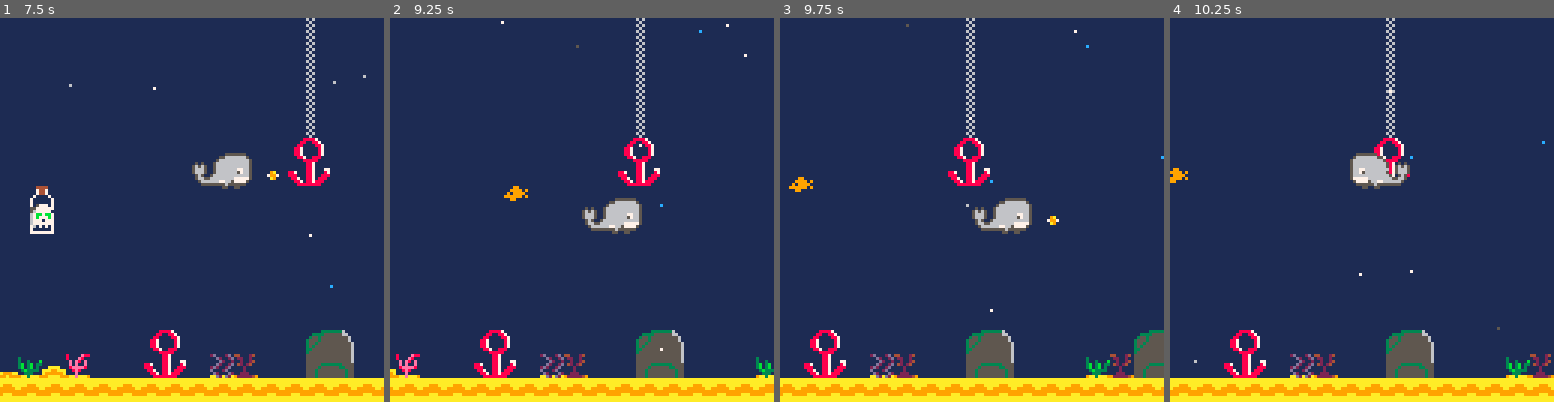
Above: before the commit, frames 1-4 (left to right).
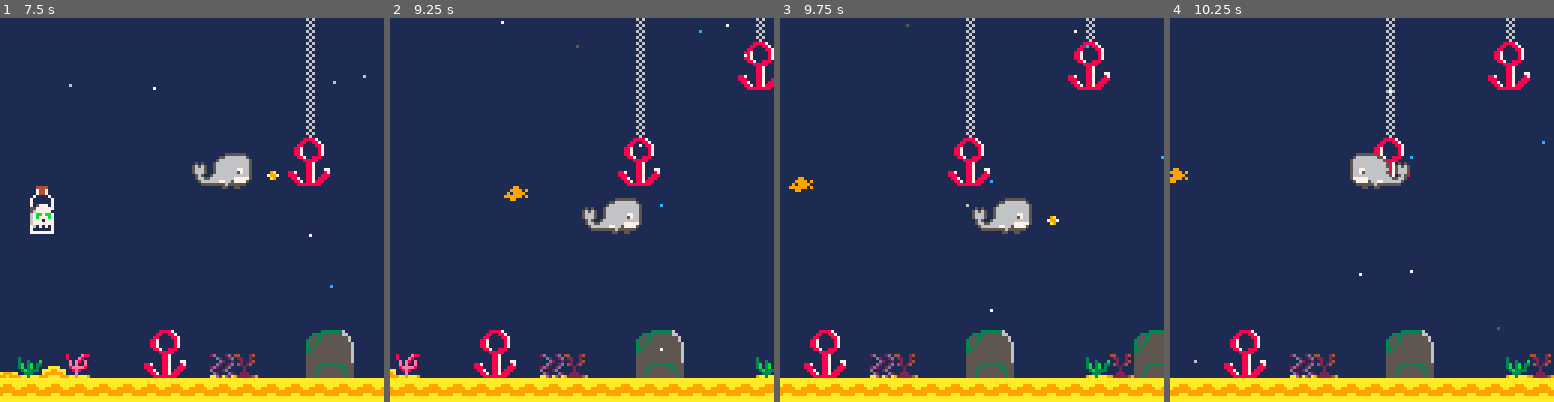
Above: after the commit, the same moments.

Repository: Adrilabelle/projet-collectif-pico-8-mobyEdit-Adri
Game: PICO-8 cartridge moby let play.p8
Same seed, same stepped clock (60 frames per second), same inputs: the game is played once before the commit and once after it.
Inputs:
- Up to frame 1 (7.5 s): tap X (X key) at 0.33, 1.07, 1.85, 2.97, 4.08, 5.2, 6.32, 7.43 s; hold Right 1.6-2.1 s; hold Up 2.15-2.42 s; hold Right 2.47-3.03 s; hold Left 3.08-3.58 s; hold Down 3.63-3.97 s; hold Right 4.02-4.68 s; hold Up 4.73-5.03 s; hold Left 5.08-5.68 s; hold Down 5.73-6.03 s; hold Right 6.08-6.58 s; hold Right 6.63-7.13 s; hold Up 7.18-7.45 s
- Up to frame 2 (9.25 s): hold Right 7.5-8.07 s; hold Left 8.12-8.62 s; tap X (X key) at 8.55 s; hold Down 8.67-9 s; hold Right from 9.05 s (still down)
- Up to frame 3 (9.75 s): tap X (X key) at 9.67 s; release Right at 9.72 s
- Up to frame 4 (10.25 s): hold Up 9.77-10.07 s; hold Left from 10.12 s (still down)

Frame 1 is identical in both runs. In frame 2, 0.6% of the frame differs, in the area x 90-100%, y 0-19%; in frame 3, 0.7%, in the area x 75-86%, y 0-19%; in frame 4, 0.7%.

Commit message:
finalisation déco de la map

Diff:
--- a/moby let play.p8
+++ b/moby let play.p8
@@ -340,21 +340,21 @@
 0000000000000000000100000101010000000000000000000000010101010100000000000000000000000101000000000000000000000000000000000000000000000000000000000000000000000000000000000000000000000000000000000000000000000000000000000000000000000000000000000000000000000000
 0000000000000000000000000000000000000000000000000000000000000000000000000000000000000000000000000000000000000000000000000000000000000000000000000000000000000000000000000000000000000000000000000000000000000000000000000000000000000000000000000000000000000000
 __map__
-0f0f0f0c0f0f0f0f0f0f0f0f0f0f0f0f0f0f0f0c0f0f0f0f0f230f0f0f0f0f0f0f0f0f0f0f0f0f0f0f0f0f0f0f0f0f0f0f0f0f0f0f0f0f0f0f0f0f0f0f0f0f0f0f0f0f0f0f0f0f0f0f0f0f0f0f0f0f0f0f0f0f0f0f0f0f0f0f0f0f0f0f0f0f0f0f0f0f0f0f0f0f0f0f0f0f0f0f0f0f0f0f0f0f0f0f0f0f0f0f0f0f0f0f0f0f0f
-0f0f0f1c0f0f0f0f0f0f0f0f0f0f0f0f0f0f0f1c0f0f0f0f0f0f0f0f0f0f0f0f0f0f0f0f0f0f0f0f0f0f0f0f0f0f0f0f0f0f0f0f0f0f0f0f0f0f0f0f0f0f0f0f0f0f0f0f0f0f0f0f0f0f0f0f0f0f0f0f0f0f0f0f0f0f0f0f0f0f0f0f0f0f0f0f0f0f0f0f0f0f0f0f0f0f0f0f0f0f0f0f0f0f0f0f0f0f0f0f0f0f0f0f0f0f0f0f
-0f0f0d0e0f0f0f0f0f0f0f0f0f0f0f0f0f0f0f0c0f0f0f0f0f0f0f0f0f0f0f0f0f0f0f0f0f0f0f0f0f0f0f0f0f0f0f0f0f0f0f0f0f0f0f0f0f0f0f0f0f0f0f0f0f0f0f0f0f0f0f0f0f0f0f0f0f0f0f0f0f0f0f0f0f0f0f0f0f0f0f0f0f0f0f0f0f0f0f0f0f0f0f0f0f0f0f0f0f0f0f0f0f0f0f0f0f0f0f0f0f0f0f0f0f0f0f0f
-0f0f1d1e0f0f0f0f0f0f0f0f0f0f0f0f0f0f0f1c0f0f0f0f0f0f0f0f0f0f0f0f0f0f0f0f0f0f0f0f0f0f0f0f0f0f0f0f0f0f0f0f0f0f0f0f0f0f0f0f0f0f0f0f0f0f0f0f0f0f0f0f0f0f0f0f0f0f0f0f0f0f0f0f0f0f0f0f0f0f0f0f0f0f0f0f0f0f0f0f0f0f0f0f0f0f0f0f0f0f0f0f0f0f0f0f0f0f0f0f0f0f0f0f0f0f0f0f
-0f0f0f0f0f0f0f0f0f0f0f0f0f0f0f0f0f0f0f0c0f0f0f0f0f0f0f0f0f0f0f0f0f0f0f0f0f0f0f0f0f0f0f0f0f0f0f0f0f0f0f0f0f0f0f0f0f0f0f0f0f0f0f0f0f0f0f0f0f0f0f0f0f0f0f0f0f0f0f0f0f0f0f0f0f0f0f0f0f0f0f0f0f0f0f0f0f0f0f0f0f0f0f0f0f0f0f0f0f0f0f0f0f0f0f0f0f0f0f0f0f0f0f0f0f0f0f0f
-0f0f0f0f0f0f0f0f0f0f0f0f0f0f0f0f0f0f0d0e0f0f0f0f0f0f0f0f0f0f0f0f0f0f0f0f0f0f0f0f0f0f0f0f0f0f0f0f0f0f0f0f0f0f0f0f0f0f0f0f0f0f0f0f0f0f0f0f0f0f0f0f0f0f0f0f0f0f0f0f0f0f0f0f0f0f0f0f0f0f0f0f0f0f0f0f0f0f0f0f0f0f0f0f0f0f0f0f0f0f0f0f0f0f0f0f0f0f0f0f0f0f0f0f0f0f0f0f
-0f0f0f0f0f0f0f0f0f0f0f0f0f0f0f0f0f0f1d1e0f0f0f0f0f0f0f0f0f0f0f0f0f0f0f0f0f0f0f0f0f0f0f0f0f0f0f0f0f0f0f0f0f0f0f0f0f0f0f0f0f0f0f0f0f0f0f0f0f0f0f0f0f0f0f0f0f0f0f0f0f0f0f0f0f0f0f0f0f0f0f0f0f0f0f0f0f0f0f0f0f0f0f0f0f0f0f0f0f0f0f0f0f0f0f0f0f0f0f0f0f0f0f0f0f0f0f0f
+0f0f0f0c0f0f0f0f0f0f0f0f0f0f0f0f0f0f0f0c0f0f0f0f0c230f0f0f0f0f0f0c0f0f0f0f0f0f0f0f0f0f0f0f0f0c0f0f0f0f0f0f0f0f0f0f0f0f1c0f0f0f0f0f0f0f0f0f0f0f0f0f0f0f0f0c0f0f0f0f0f0f0f0f0f0f0f0f0f0f0f0f0c0f0f0f0f0f0f0f0f0f0f0f0f0f0f0f0f0f0f0f0f0f0f0f0f0f0f0c0f0f0f0f0f0f0f
+0f0f0f1c0f0f0f0f0f0f0f0f0f0f0f0f0f0f0f1c0f0f0f0d0e0f0f0f0f0f0f0f1c0f0f0f0f0f0f0f0f0f0f0f0f0f1c0f0f0f0f0f0f0f0f0f0f0f0d0e0f0f0f0f0f0f0f0f0f0f0f0f0f0f0f0f1c0f0f0f0f0f0f0f0f0f0f0f0f0f0f0f0f1c0f0f0f0f0f0f0f0f0f0f0f0f0f0f0f0f0f0f0f0f0f0f0f0f0f0f1c0f0f0f0f0f0f0f
+0f0f0d0e0f0f0f0f0f0f0f0f0f0f0f0f0f0f0f0c0f0f0f1d1e0f0f0f0f0f0f0f0c0f0f0f0f0f0f0f0f0f0f0f0f0f0c0f0f0f0f0f0f0f0f0f0f0f1d1e0f0f0f0f0f0f0f0f0f0f0f0f0f0f0f0f0c0f0f0f0f0f0f0f0f0f0f0f0f0f0f0f0f0c0f0f0f0f0f0f0f0f0f0f0f0f0f0f0f0f0f0f0f0f0f0f0f0f0f0f0c0f0f0f0f0f0f0f
+0f0f1d1e0f0f0f0f0f0f0f0f0f0f0f0f0f0f0f1c0f0f0f0f0f0f0f0f0f0f0f0d0e0f0f0f0f0f0f0f0f0f0f0f0f0f1c0f0f0f0f0f0f0f0f0f0f0f0f0f0f0f0f0f0f0f0f0f0f0f0f0f0f0f0f0f1c0f0f0f0f0f0f0f0f0f0f0f0f0f0f0f0d0e0f0f0f0f0f0f0f0f0f0f0f0f0f0f0f0f0f0f0f0f0f0f0f0f0f0f1c0f0f0f0f0f0f0f
+0f0f0f0f0f0f0f0f0f0f0f0f0f0f0f0f0f0f0f0c0f0f0f0f0f0f0f0f0f0f0f1d1e0f0f0f0f0f0f0f0f0f0f0f0f0f0c0f0f0f0f0f0f0f0f0f0f0f0f0f0f0f0f0f0f0f0f0f0f0f0f0f0f0f0f0f0c0f0f0f0f0f0f0f0f0f0f0f0f0f0f0f1d1e0f0f0f0f0f0f0f0f0f0f0f0f0f0f0f0f0f0f0f0f0f0f0f0f0f0f0c0f0f0f0f0f0f0f
+0f0f0f0f0f0f0f0f0f0f0f0f0f0f0f0f0f0f0d0e0f0f0f0f0f0f0f0f0f0f0f0f0f0f0f0f0f0f0f0f0f0f0f0f0f0d0e0f0f0f0f0f0f0f0f0f0f0f0f0f0f0f0f0f0f0f0f0f0f0f0f0f0f0f0f0f1c0f0f0f0f0f0f0f0f0f0f0f0f0f0f0f0f0f0f0f0f0f0f0f0f0f0f0f0f0f0f0f0f0f0f0f0f0f0f0f0f0f0f0f1c0f0f0f0f0f0f0f
+0f0f0f0f0f0f0f0f0f0f0f0f0f0f0f0f0f0f1d1e0f0f0f0f0f0f0f0f0f0f0f0f0f0f0f0f0f0f0f0f0f0f0f0f0f1d1e0f0f0f0f0f0f0f0f0f0f0f0f0f0f0f0f0f0f0f0f0f0f0f0f0f0f0f0f0f0c0f0f0f0f0f0f0f0f0f0f0f0f0f0f0f0f0f0f0f0f0f0f0f0f0f0f0f0f0f0f0f0f0f0f0f0f0f0f0f0f0f0f0f0c0f0f0f0f0f0f0f
+0f0f0f0f0f0f0f0f0f0f0f0f0f0f0f0f0f0f0f0f0f0f0f0f0f0f0f0f0f0f0f0f0f0f0f0f0f0f0f0f0f0f0f0f0f0f0f0f0f0f0f0f0f0f0f0f0f0f0f0f0f0f0f0f0f0f0f0f0f0f0f0f0f0f0f0f1c0f0f0f0f0f0f0f0f0f0f0f0f0f0f0f0f0f0f0f0f0f0f0f0f0f0f0f0f0f0f0f0f0f0f0f0f0f0f0f0f0f0f0d0e0f0f0f0f0f0f0f
+0f0f0f0f0f0f0f0f0f0f0f0f0f0f0f0f0f0f0f0f0f0f0f0f0f0f0f0f0f0f0f0f0f0f0f0f0f0f0f0f0f0f0f0f0f0f0f0f0f0f0f0f0f0f0f0f0f0f0f0f0f0f0f0f0f0f0f0f0f0f0f0f0f0f0f0d0e0f0f0f0f0f0f0f0f0f0f0f0f0f0f0f0f0f0f0f0f0f0f0f0f0f0f0f0f0f0f0f0f0f0f0f0f0f0f0f0f0f0f1d1e0f0f0f0f0f0f0f
+0f0f0f0f0f0f0f0f0f0f0f0f0f0f0f0f0f0f0f0f0f0f0f0f0f0f0f0f0f0f0f0f0f0f0f0f0f0f0f0f0f0f0f0f0f0f0f0f0f0f0f0f0f0f0f0f0f0f0f0f0f0f0f0f0f0f0f0f0f0f0f0f0f0f0f1d1e0f0f0f0f0f0f0f0f0f0f0f0f0f0f0f0f0f0f0f0f0f0f0f0f0f0f0f0f0f0f0f0f0f0f0f0f0f0f0f0f0f0f0f0f0f0f0f0f0f0f0f
 0f0f0f0f0f0f0f0f0f0f0f0f0f0f0f0f0f0f0f0f0f0f0f0f0f0f0f0f0f0f0f0f0f0f0f0f0f0f0f0f0f0f0f0f0f0f0f0f0f0f0f0f0f0f0f0f0f0f0f0f0f0f0f0f0f0f0f0f0f0f0f0f0f0f0f0f0f0f0f0f0f0f0f0f0f0f0f0f0f0f0f0f0f0f0f0f0f0f0f0f0f0f0f0f0f0f0f0f0f0f0f0f0f0f0f0f0f0f0f0f0f0f0f0f0f0f0f0f
 0f0f0f0f0f0f0f0f0f0f0f0f0f0f0f0f0f0f0f0f0f0f0f0f0f0f0f0f0f0f0f0f0f0f0f0f0f0f0f0f0f0f0f0f0f0f0f0f0f0f0f0f0f0f0f0f0f0f0f0f0f0f0f0f0f0f0f0f0f0f0f0f0f0f0f0f0f0f0f0f0f0f0f0f0f0f0f0f0f0f0f0f0f0f0f0f0f0f0f0f0f0f0f0f0f0f0f0f0f0f0f0f0f0f0f0f0f0f0f0f0f0f0f0f0f0f0f0f
 0f0f0f0f0f0f0f0f0f0f0f0f0f0f0f0f0f0f0f0f0f0f0f0f0f0f0f0f0f0f0f0f0f0f0f0f0f0f0f0f0f0f0f0f0f0f0f0f0f0f0f0f0f0f0f0f0f0f0f0f0f0f0f0f0f0f0f0f0f0f0f0f0f0f0f0f0f0f0f0f0f0f0f0f0f0f0f0f0f0f0f0f0f0f0f0f0f0f0f0f0f0f0f0f0f0f0f0f0f0f0f0f0f0f0f0f0f0f0f0f0f0f0f0f0f0f0f0f
-0f0f0f0f0f0f0f0f0f0f0f0f0f0f0f0f0f0f0f0f0f0f0f0f0f0f0f0f0f0f0f0f0f0f0f0f0f0f0f0f0f0f0f0f0f0f0f0f0f0f0f0f0f0f0f0f0f0f0f0f0f0f0f0f0f0f0f0f0f0f0f0f0f0f0f0f0f0f0f0f0f0f0f0f0f0f0f0f0f0f0f0f0f0f0f0f0f0f0f0f0f0f0f0f0f0f0f0f0f0f0f0f0f0f0f0f0f0f0f0f0f0f0f0f0f0f0f0f
-0f0f0f0f0f0f0f0f0f0f0f0f0f0f0f0f0f0f0f0f0f0f0f0f0f0f0f0f0f0f0f0f0f0f0f0f0f0f0f0f0f0f0f0f0f0f0f0f0f0f0f0f0f0f0f0f0f0f0f0f0f0f0f0f0f0f0f0f0f0f0f0f0f0f0f0f0f0f0f0f0f0f0f0f0f0f0f0f0f0f0f0f0f0f0f0f0f0f0f0f0f0f0f0f0f0f0f0f0f0f0f0f0f0f0f0f0f0f0f0f0f0f0f0f0f0f0f0f
-0f0f0f0f0f0f0f0f0f0f0f0f0f0f0f0f0f0f0f0f0f0f0f0f0f0f0f0f0f0f0f0f0f0f0f0f0f0f0f0f0f0f0f0f0f0f0f0f0f0f0f0f0f0f0f0f0f0f0f0f0f0f0f0f0f0f0f0f0f0f0f0f0f0f0f0f0f0f0f0f0f0f0f0f0f0f0f0f0f0f0f0f0f0f0f0f0f0f0f0f0f0f0f0f0f0f0f0f0f0f0f0f0f0f0f0f0f0f0f0f0f0f0f0f0f0f0f0f
-1b0f0f0f0f0f0f0f0f0f0f0f0d0e0f0f0f0f0f1a1b0f0f0f0f0f1a1b0f0f0f1a1b0f0f0f0f0f0f0f0f0f0f0f0f0f0f0f0f0f0f0f0f0f0f0f0f0f0f0f0f0f0f0f0f0f0f0f0f0f0f0f0f0f0f0f0f0f0f0f0f0f0f0f0f0f0f0f0f0f0f0f0f0f0f0f0f0f0f0f0f0f0f0f0f0f0f0f0f0f0f0f0f0f0f0f0f0f0f0f0f0f0f0f0f0f0f0f
-2b0f0719180b180719040f0f1d1e0f050b0f0f2a2b0f0f0f070b2a2b0f0f042a2b0f0f0f0f0f0f0f0f0f0f0f0f0f0f0f0f0f0f0f0f0f0f0f0f0f0f0f0f0f0f0f0f0f0f0f0f0f0f0f0f0f0f0f0f0f0f0f0f0f0f0f0f0f0f0f0f0f0f0f0f0f0f0f0f0f0f0f0f0f0f0f0f0f0f0f0f0f0f0f0f0f0f0f0f0f0f0f0f0f0f0f0f0f0f0f
+1b0f0f0f0f0f0f0f0f0f0f0f0d0e0f0f0f0f0f1a1b0f0f0f0f0f1a1b0f0f0f1a1b0f0f0f0f0f0d0e0f0f0f0f0f0f1a1b0f0f0f0f0f0f0f0f0f0d0e0f0f0f0f0f0f0f1a1b0f0f0f0f0f0f0f0f0f0f0f0d0e0f0f0f0f0f0f1a1b0f0f0f0f0f0f0f1a1b0f0f0f0d0e0f0f0f0f0f0f0f0f0f1a1b0f0f0f0f0f0d0e0f0f0f0f0f0f1a
+2b0f0719180b180719040f0f1d1e0f050b0f0f2a2b0f0f0f070b2a2b0f0f042a2b0f0f07050b1d1e0f0f0419180b2a2b0f0f0f05050f040f071d1e0f0f0b181918072a2b040f0f0f0f0b05181918071d1e0f0b181918042a2b0f0f05181918072a2b0f0f0f1d1e05050f07181918040f2a2b1819180b071d1e0518191804052a
 2828282828282828282828282828282828282828282828282828282828282828282828282828282828282828282828282828282828282828282828282828282828282828282828282828282828282828282828282828282828282828282828282828282828282828282828282828282828282828282828282828282828282828
 2828282828282828282828282828282828282828282828282828282828282828282828282828282828282828282828282828282828282828282828282828282828282828282828282828282828282828282828282828282828282828282828282828282828282828282828282828282828282828282828282828282828282828
 2828282828282828282828282828282828282828282828282828282828282828282828282828282828282828282828282828282828282828282828282828282828282828282828282828282828282828282828282828282828282828282828282828282828282828282828282828282828282828282828282828282828282828
